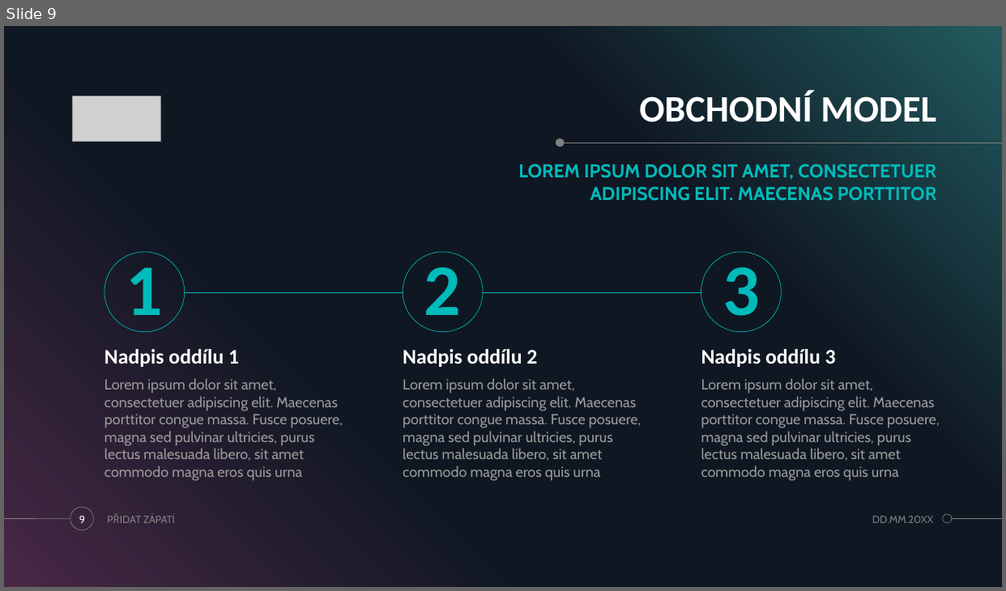
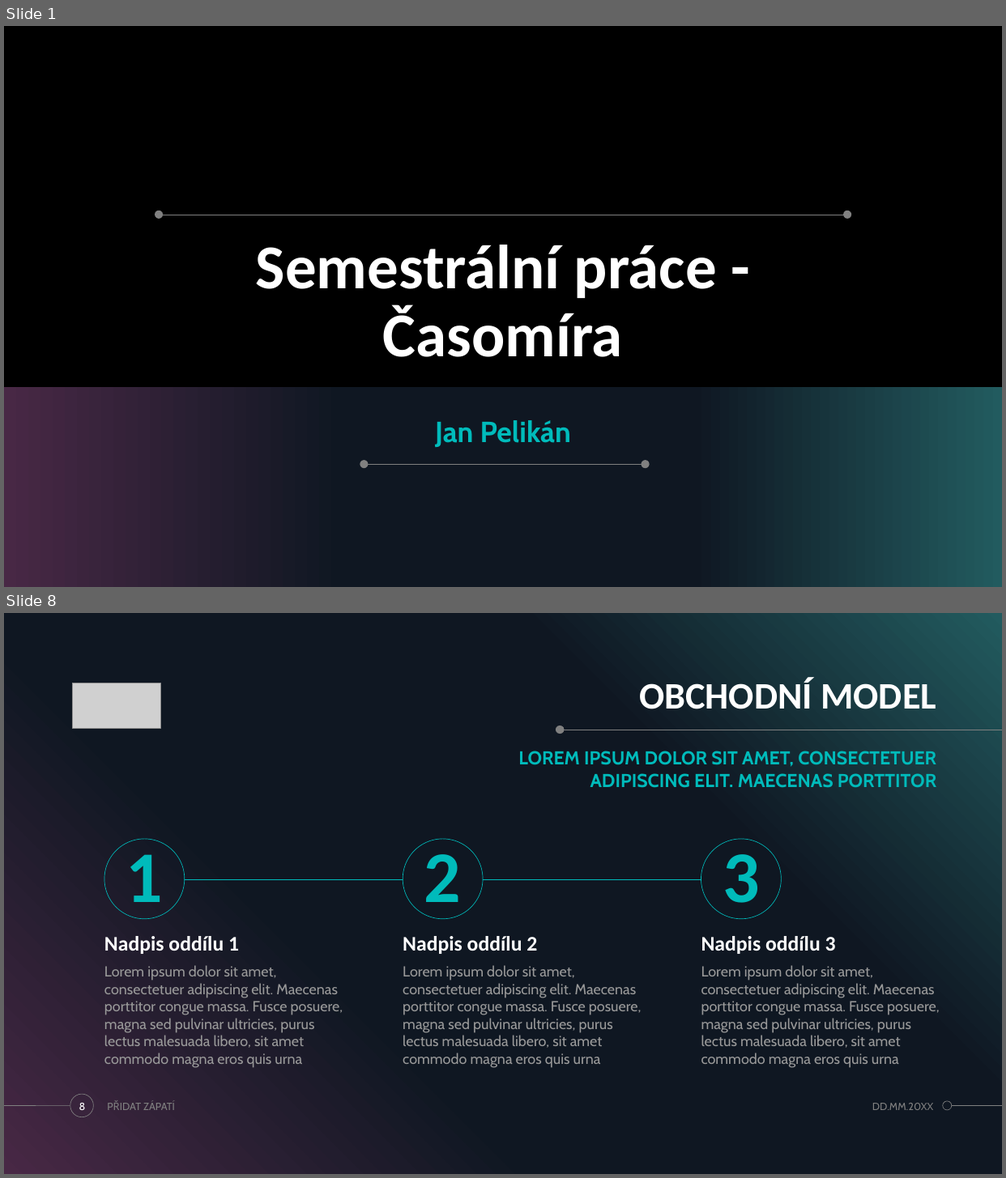
Before and after one commit to OpecenaPalacinka/UUR, a slide deck: Casomira/Prezentace casomiry.pptx. Shown one above the other, each under a label of ours: slide 9 before the commit, slides 1 and 8 after it; the slides between them are not shown. The pictures are 1006x591 and 1006x1178 pixels, drawn with LibreOffice and Linux fonts; fonts in the diff are those of the drawing; grey boxes stand for pictures; background and template pictures are left out. Boxes give left, top, right and bottom in pixels: in the first picture for what was removed or moved away, otherwise in the second. Text is boxed around its words. In the diff, an @@ line names an element or a change of style, - is before the commit and + after.

```diff
--- a/Casomira/Prezentace casomiry.pptx
+++ b/Casomira/Prezentace casomiry.pptx
@@ slide 1 added at <box>4,26,1002,587</box>, background #000000; not listed: 4 template elements that a slide beside it also shows @@
@@ ellipse added at <box>155,210,163,219</box>, fill #808080 @@
@@ line added from (161, 215) to (845, 215), #808080 1 pt @@
@@ ellipse added at <box>843,210,851,219</box>, fill #808080 @@
@@ title added at <box>256,245,717,357</box>, 60 pt, text #FFFFFF, bold @@
+Semestrální práce - Časomíra
@@ rectangle added at <box>4,387,1002,587</box>, fill gradient #482845 to #0F1722 to #225B5F @@
@@ subtitle added at <box>435,420,571,447</box>, 28 pt, text #00BBBB, bold @@
+Jan Pelikán
@@ ellipse added at <box>360,460,368,468</box>, fill #808080 @@
@@ ellipse added at <box>641,460,650,468</box>, fill #808080 @@
@@ line added from (368, 465) to (641, 465), #808080 1 pt @@
@@ what was slide 9 is now slide 8 @@
@@ page number at <box>79,1103,86,1110</box>: text changed @@
-9
+8
```
Also in this commit, not shown: 6 other slides added, 8 slides removed, 2 other files.
